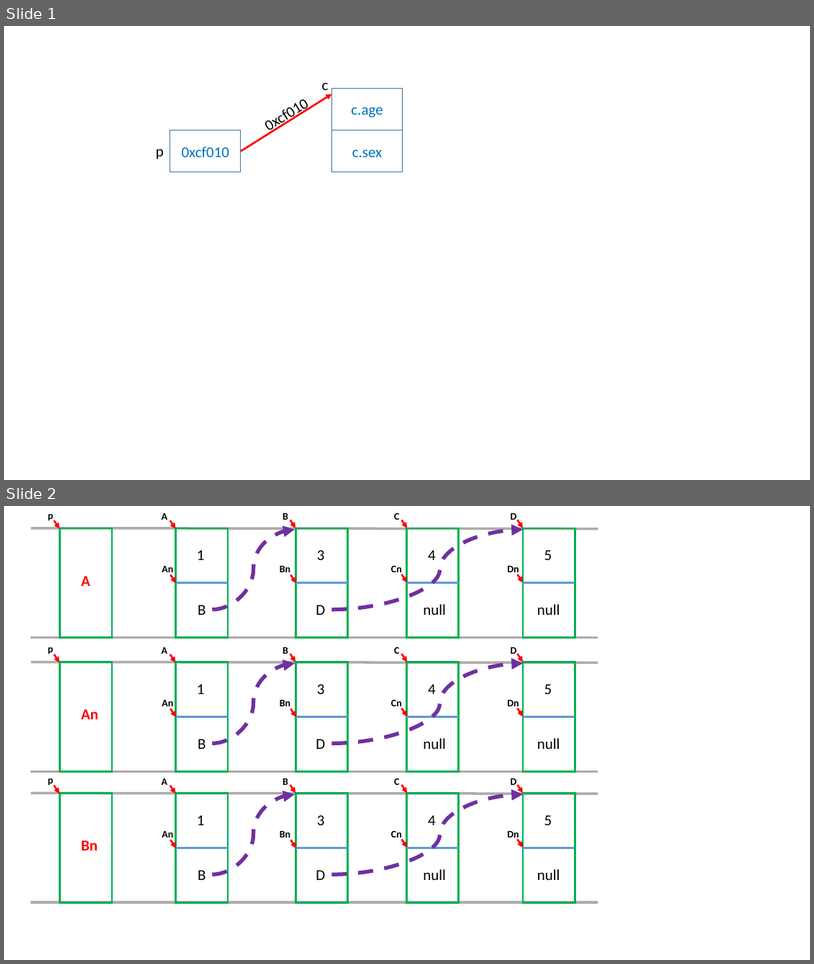
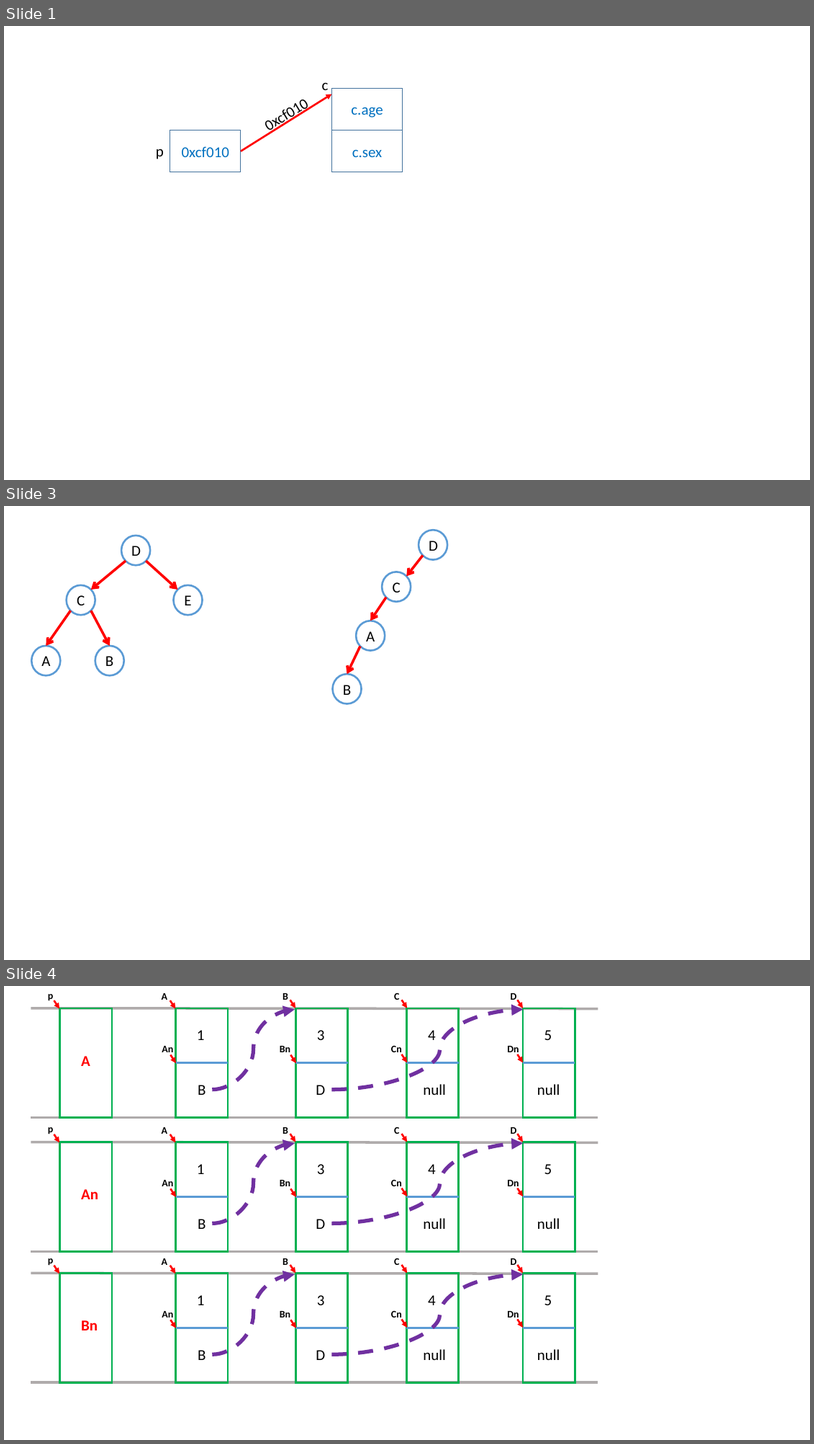
Before and after one commit to Waynefn/cpp_ds_algo, a slide deck: ppt.pptx. Shown one above the other, each under a label of ours: slides 1 and 2 before the commit, slides 1, 3 and 4 after it; the slides between them are not shown. The pictures are 814x964 and 814x1444 pixels, drawn with LibreOffice and Linux fonts; fonts in the diff are those of the drawing. Boxes give left, top, right and bottom in pixels: in the first picture for what was removed or moved away, otherwise in the second. Text is boxed around its words. In the diff, an @@ line names an element or a change of style, - is before the commit and + after.

```diff
--- a/ppt.pptx
+++ b/ppt.pptx
@@ slide 3 added at bbox=[4, 506, 810, 960], background #FFFFFF @@
@@ group added at bbox=[32, 536, 203, 675]: 5 ellipses, 4 arrows @@
+D
+C
+E
+A
+B
@@ group added at bbox=[332, 530, 448, 704]: 4 ellipses, 3 arrows @@
+D
+C
+B
+A
@@ what was slide 2 is now slide 4 @@
```
Also in this commit, not shown: 1 other slide added, 14 other files.
